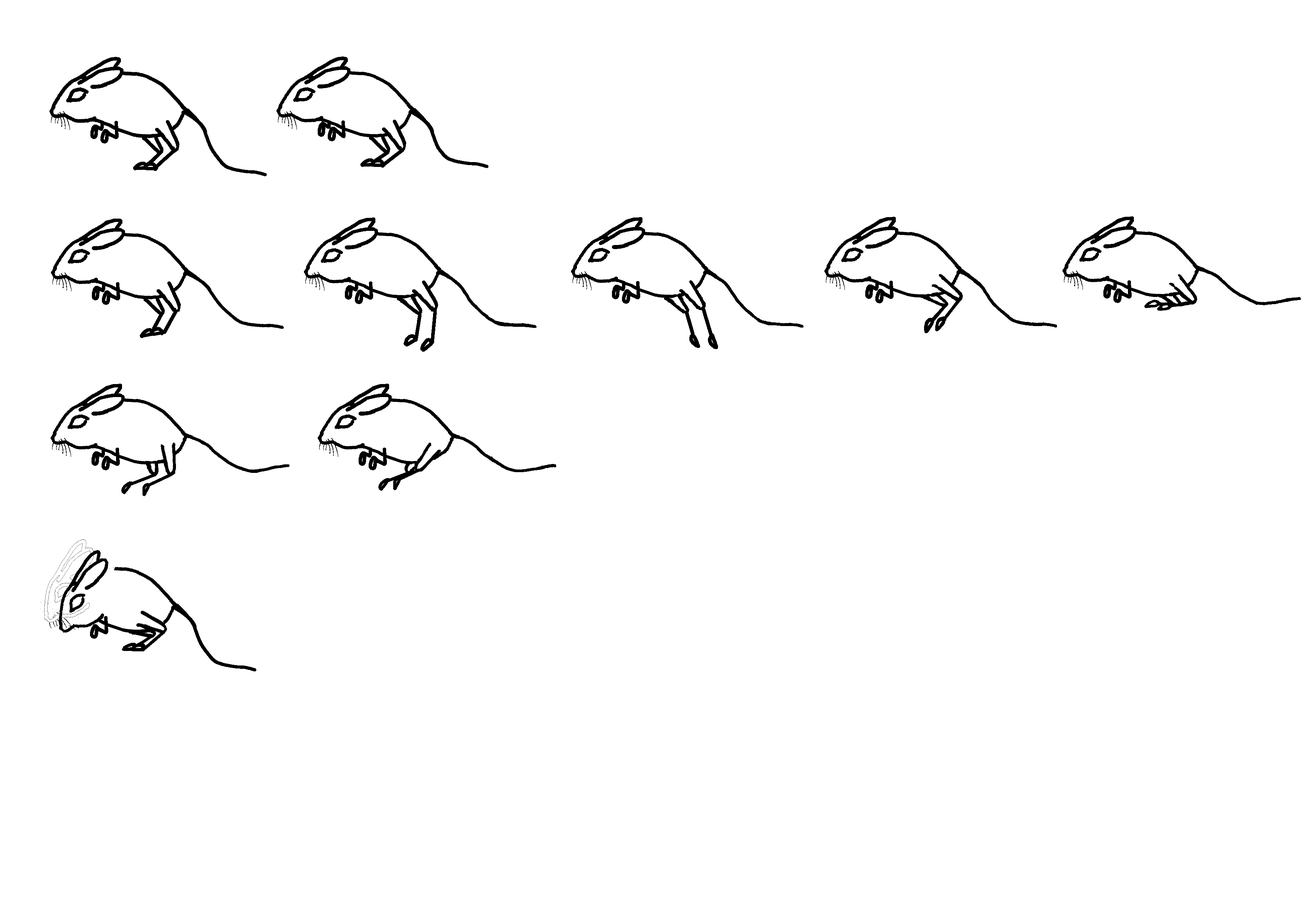
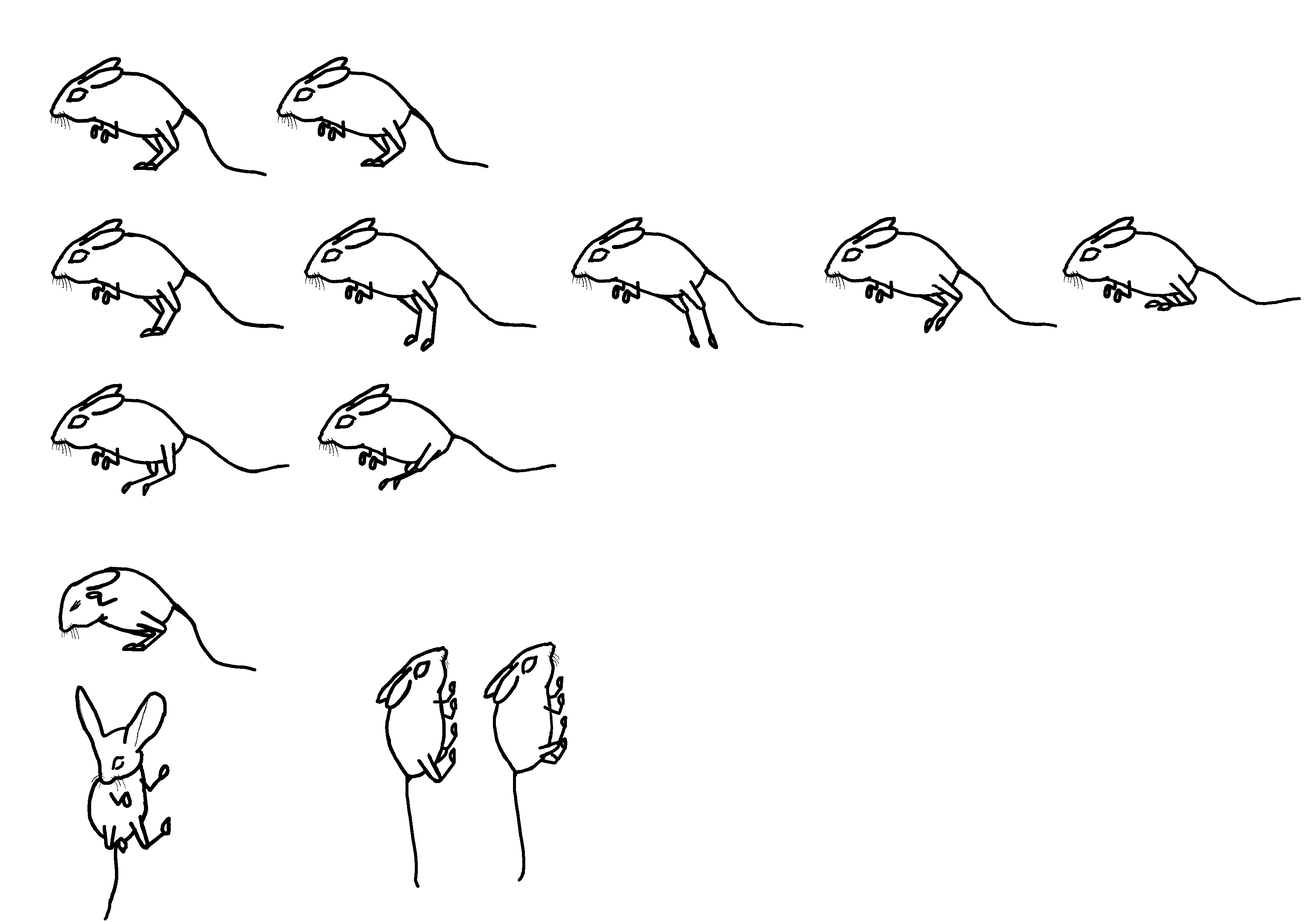
The second (1305, 922) image is a revision of the first. Changes to its layers:
painted on "Capa de pintura 3" over [39,232,1198,921]
